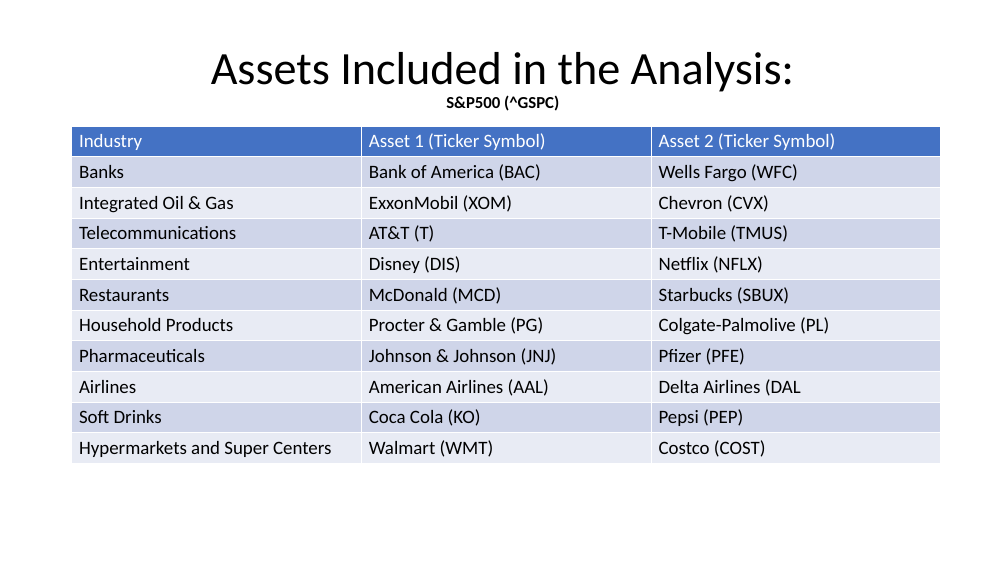
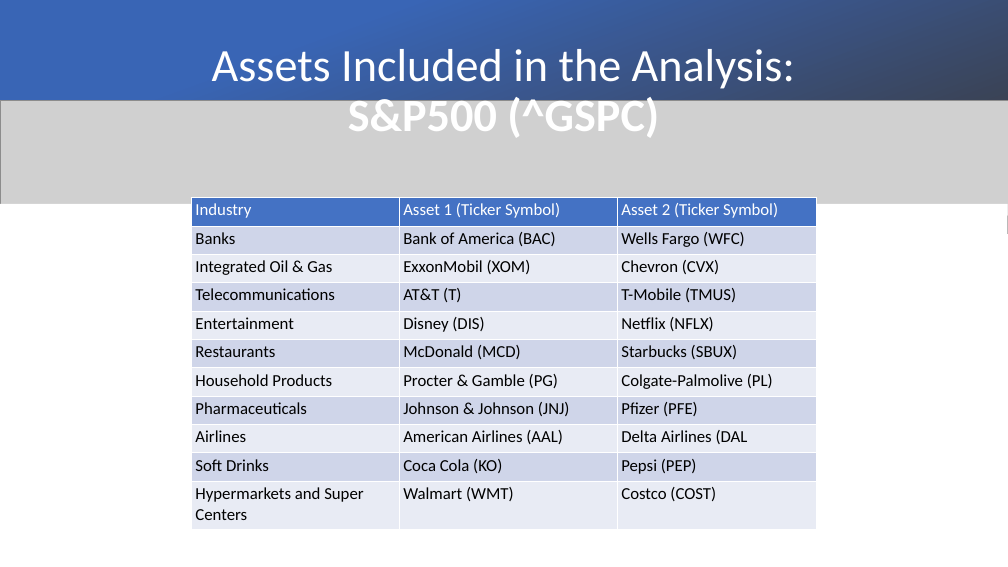
Before and after one commit to claybeaver/Group9_Project1, a slide deck: slide 3 of Final_Presentation.pptx. Drawn at 1008x567 pixels with LibreOffice and Linux fonts; fonts in the diff are those of the drawing; grey boxes stand for pictures. Boxes give left, top, right and bottom in pixels: in the first picture for what was removed or moved away, otherwise in the second. Text is boxed around its words. In the diff, an @@ line names an element or a change of style, - is before the commit and + after.

Commit message:
Started merging Tunde Narrative (9/15) with PPT & Implement Design theme. New Charts in Images & .IPYNB File

```diff
--- a/Final_Presentation.pptx
+++ b/Final_Presentation.pptx
@@ rectangle added at (0,0,1008,234), fill gradient #3965B5 to #3B3838 @@
@@ title "Assets Included in the Analysis: ..." at (212,49,795,137): size 16 to 44 pt in "S&P500 (^GSPC)"; text colour #000000 to #FFFFFF @@
@@ picture added at (0,101,1008,216) @@
@@ rectangle added at (0,204,1008,567), fill #FFFFFF @@
@@ table at (191,197,817,529) @@
@@ size 18 to 16 pt @@
@@ table: place and size @@
-table at (72,126,941,464)
+table at (191,197,817,529)
```
Also in this commit, not shown: 7 other slides changed, 1 slide added, 1 slide removed, 28 other files.
